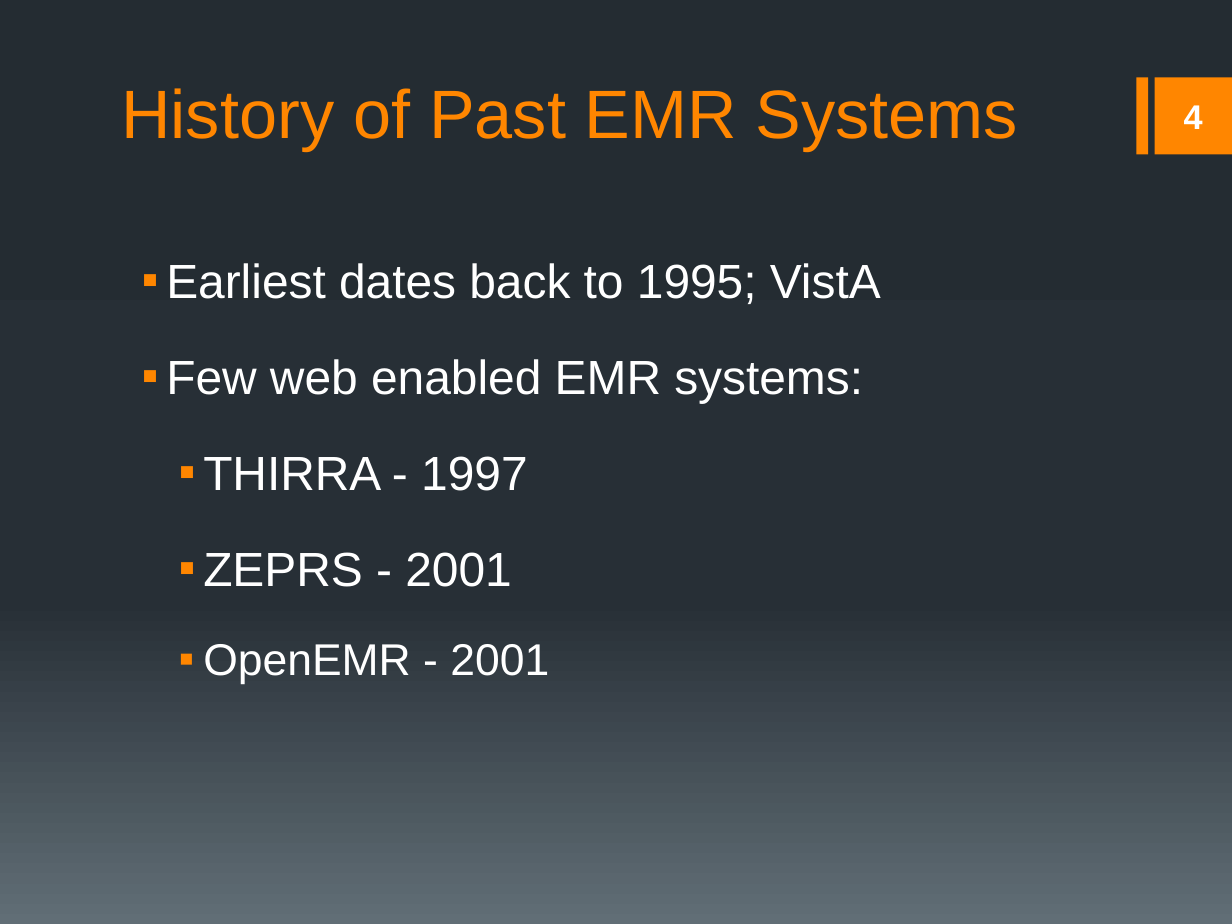
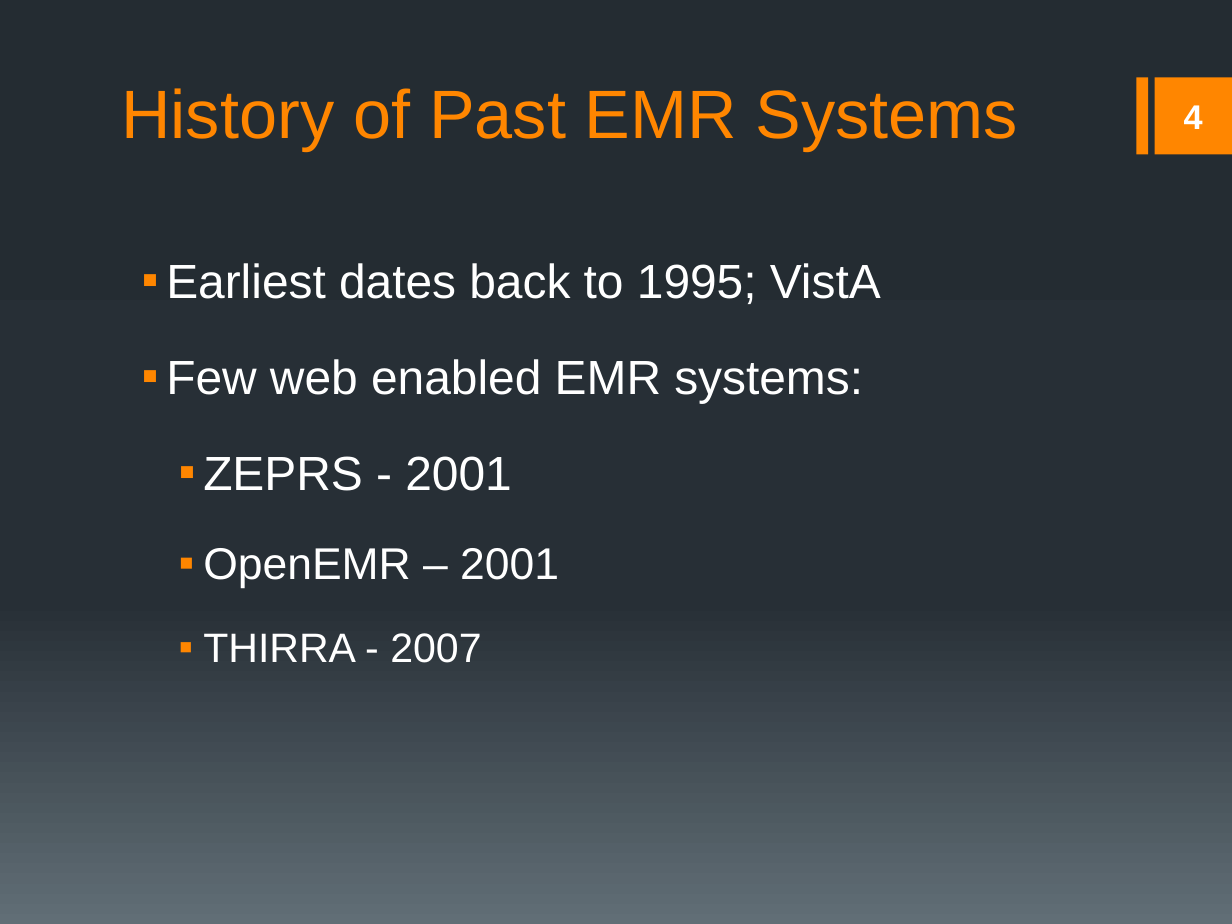
Before and after one commit to rmkane/semrs, a slide deck: slide 4 of MidTerm/Midterm_presentation_SEMRS.pptx. Drawn at 1232x924 pixels with LibreOffice and Linux fonts; fonts in the diff are those of the drawing. Boxes give left, top, right and bottom in pixels: in the first picture for what was removed or moved away, otherwise in the second. Text is boxed around its words. In the diff, an @@ line names an element or a change of style, - is before the commit and + after.

```diff
--- a/MidTerm/Midterm_presentation_SEMRS.pptx
+++ b/MidTerm/Midterm_presentation_SEMRS.pptx
@@ text at (x1=203, y1=456, x2=528, y2=491): paragraph removed @@
-  ▪ THIRRA - 1997
@@ text at (x1=203, y1=548, x2=559, y2=663): text changed @@
-  ▪ OpenEMR - 2001
+  ▪ OpenEMR – 2001
+  ▪ THIRRA - 2007
```
Also in this commit, not shown: 18 other files.
